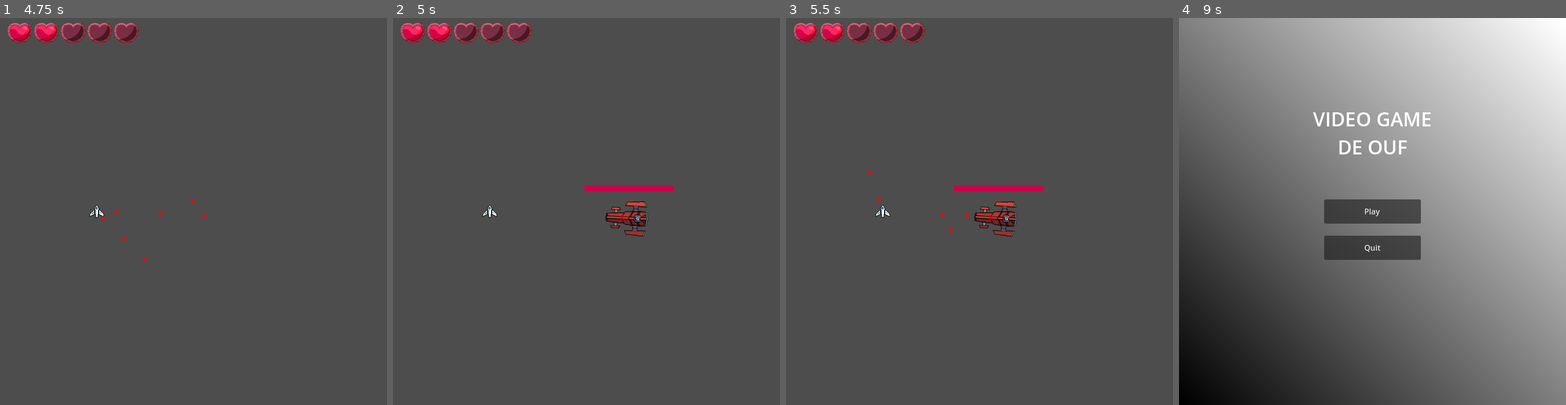
Above: before the commit, frames 1-4 (left to right).
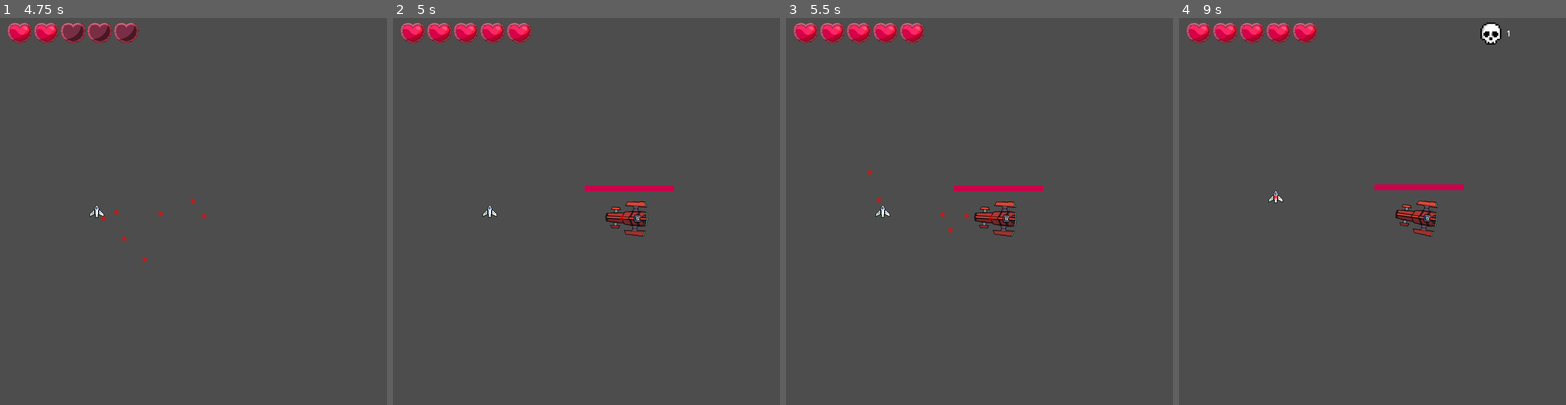
Above: after the commit, the same moments.

Repository: ChevalMonsieur/sae_projet_innov
Game: Godot game, scene res://scenes/main_menu.tscn
Two runs of this game, one before a commit and one after it. Both use one fixed random seed, a clock stepped at 60 frames per second and the inputs below.
Inputs (mouse positions are in pixels of both pictures, inside the frame that each line leads up to):
- Up to frame 1 (4.75 s): click "Play" at 0.5 s; move the mouse to (278, 192) at 1.27 s; hold Right 1.28-2.03 s; hold R 1.28-2.03 s; move the mouse to (116, 230) at 2.02 s; hold Down 2.03-2.78 s; tap R at 2.1, 3.05, 3.8 s; move the mouse to (232, 126) at 2.77 s; hold Right 2.78-3.53 s; hold Z 2.78-3.53 s; move the mouse to (174, 288) at 3.52 s; hold Up 3.53-4.28 s; tap Q at 3.6 s; tap Enter at 4.25 s; move the mouse to (309, 269) at 4.27 s; hold Left from 4.28 s (still down); hold R from 4.28 s (still down)
- Up to frame 2 (5 s): keep holding Left; keep holding R; tap Escape at 4.9 s
- Up to frame 3 (5.5 s): keep holding Left; move the mouse to (863, 153) at 5.02 s; release R at 5.03 s; tap R at 5.1 s
- Up to frame 4 (9 s): move the mouse to (1391, 211) at 5.77 s; release Left at 5.78 s; hold Down 5.78-6.53 s; hold Z 5.78-6.53 s; tap R at 6.05, 6.8, 8.1, 8.75 s; move the mouse to (1314, 114) at 6.52 s; hold Right 6.53-7.28 s; tap Q at 6.6 s; move the mouse to (1457, 192) at 7.27 s; hold Up 7.28-8.03 s; hold R 7.28-8.03 s; move the mouse to (1295, 230) at 8.02 s; hold Right 8.03-8.78 s; move the mouse to (1411, 126) at 8.77 s; hold Down from 8.78 s (still down); hold Z from 8.78 s (still down)

Frame 1 is identical in both runs. In frame 2, 0.5% of the frame differs, in the area x 15-36%, y 1-7%; in frame 3, 0.5%; in frame 4, 74%, in the area x 0-100%, y 0-100%.
Error before the commit: Invalid access to property or key 'player' on a base object of type 'Nil'. (res://scripts/ui.gd:51)

Commit message:
Game over terminé, ajout d'un bouton escape pour quitter le jeu et ajout du compteur de mort quand on relance une partie, plus mise a jour des coeurs quand on passe un niveau qui était buggy

Diff:
--- a/projet_godot/scenes/prefabs/gameOver.tscn
+++ b/projet_godot/scenes/prefabs/gameOver.tscn
@@ -1,11 +1,18 @@
-[gd_scene load_steps=3 format=3 uid="uid://d2te06qwdlp41"]
+[gd_scene load_steps=6 format=3 uid="uid://d2te06qwdlp41"]
 
 [ext_resource type="Script" path="res://scripts/game_over.gd" id="1_tqyc1"]
+[ext_resource type="FontFile" uid="uid://dupbuqeuyvdgd" path="res://font/LeagueSpartan-Bold.otf" id="2_0xqnm"]
 
 [sub_resource type="StyleBoxFlat" id="StyleBoxFlat_lqecs"]
 bg_color = Color(0, 0, 0, 1)
 
-[node name="Control" type="Control" node_paths=PackedStringArray("game_over_label", "current_level_label", "total_levels_label", "restart_label", "boss_health_bar")]
+[sub_resource type="StyleBoxFlat" id="StyleBoxFlat_7esbo"]
+bg_color = Color(0.151276, 0.151276, 0.151276, 1)
+
+[sub_resource type="StyleBoxFlat" id="StyleBoxFlat_o8ron"]
+bg_color = Color(0.8, 0, 0.294118, 1)
+
+[node name="Control" type="Control" node_paths=PackedStringArray("game_over_label", "current_level_label", "total_levels_label", "restart_label", "quit", "boss_health_bar", "boss_life_remaining")]
 layout_mode = 3
 anchors_preset = 0
 offset_right = 40.0
@@ -15,7 +22,9 @@
 current_level_label = NodePath("currentLevel")
 total_levels_label = NodePath("totalLevelPassed")
 restart_label = NodePath("restart")
+quit = NodePath("quit")
 boss_health_bar = NodePath("bossLifeBar")
+boss_life_remaining = NodePath("boss_life_remaining")
 
 [node name="Panel" type="Panel" parent="."]
 z_index = -1
@@ -26,36 +35,71 @@
 
 [node name="gameOver" type="Label" parent="."]
 layout_mode = 2
-offset_left = 235.0
-offset_top = 159.0
-offset_right = 562.0
-offset_bottom = 375.0
-scale = Vector2(1.5, 1.5)
+offset_left = 244.0
+offset_top = 203.0
+offset_right = 1531.0
+offset_bottom = 828.0
+scale = Vector2(0.1, 0.1)
+theme_override_fonts/font = ExtResource("2_0xqnm")
+theme_override_font_sizes/font_size = 500
+text = "BLEH"
 horizontal_alignment = 1
 
 [node name="currentLevel" type="Label" parent="."]
 layout_mode = 2
-offset_left = 161.0
-offset_top = 461.0
-offset_right = 290.0
-offset_bottom = 516.0
+offset_left = 196.0
+offset_top = 340.0
+offset_right = 325.0
+offset_bottom = 395.0
+theme_override_fonts/font = ExtResource("2_0xqnm")
+text = "BLEH"
 
 [node name="totalLevelPassed" type="Label" parent="."]
-offset_left = 513.0
-offset_top = 461.0
-offset_right = 642.0
-offset_bottom = 516.0
+layout_mode = 0
+offset_left = 457.0
+offset_top = 340.0
+offset_right = 586.0
+offset_bottom = 395.0
+theme_override_fonts/font = ExtResource("2_0xqnm")
+text = "BLEH"
 
 [node name="restart" type="Label" parent="."]
-offset_left = 24.0
-offset_top = 654.0
-offset_right = 767.0
-offset_bottom = 751.0
+layout_mode = 0
+offset_left = 27.0
+offset_top = 610.0
+offset_right = 770.0
+offset_bottom = 707.0
+theme_override_fonts/font = ExtResource("2_0xqnm")
+text = "BLEH"
+horizontal_alignment = 1
+
+[node name="quit" type="Label" parent="."]
+layout_mode = 0
+offset_left = 27.0
+offset_top = 660.0
+offset_right = 770.0
+offset_bottom = 757.0
+theme_override_fonts/font = ExtResource("2_0xqnm")
+text = "BLEH"
 horizontal_alignment = 1
 
 [node name="bossLifeBar" type="ProgressBar" parent="."]
 layout_mode = 0
-offset_left = 261.0
-offset_top = 563.0
-offset_right = 551.0
-offset_bottom = 608.0
+offset_left = 251.0
+offset_top = 466.0
+offset_right = 541.0
+offset_bottom = 511.0
+theme_override_fonts/font = ExtResource("2_0xqnm")
+theme_override_styles/background = SubResource("StyleBoxFlat_7esbo")
+theme_override_styles/fill = SubResource("StyleBoxFlat_o8ron")
+max_value = 5.0
+value = 5.0
+
+[node name="boss_life_remaining" type="Label" parent="."]
+layout_mode = 0
+offset_left = 317.0
+offset_top = 428.0
+offset_right = 446.0
+offset_bottom = 483.0
+theme_override_fonts/font = ExtResource("2_0xqnm")
+text = "BLEH"
--- a/projet_godot/scripts/game_manager.gd
+++ b/projet_godot/scripts/game_manager.gd
@@ -17,12 +17,15 @@
 static var current_round: int = 1
 
 static var game_over_stats: Array = []
+static var total_deaths: int = 0
 
 func _ready() -> void:
 	print(name)
 
 	current_state = STATE.IN_GAME
 	instance = self
+	if ui and player:
+		ui.update_death_label(true)
 
 func new_round() -> void:
 	current_round += 1
@@ -44,6 +47,5 @@
 	var boss_health = boss.shield
 	var boss_max_health = boss.max_shield
 
-	# Instancie la scène Game Over
 	get_tree().change_scene_to_file("res://scenes/prefabs/gameOver.tscn")
 	game_over_stats = [boss_health, boss_max_health]
--- a/projet_godot/scripts/game_over.gd
+++ b/projet_godot/scripts/game_over.gd
@@ -4,14 +4,18 @@
 @export var current_level_label: Label
 @export var total_levels_label: Label
 @export var restart_label: Label
+@export var quit: Label
 @export var boss_health_bar: ProgressBar
+@export var boss_life_remaining: Label
 
 func _ready():
 	game_over_label.text = "Game Over"
 	restart_label.text = "Press R to restart the game!"
+	quit.text = "Or Press Escape to quit the game!"
 
 	current_level_label.text = "Current Level: "
 	total_levels_label.text = "Total Levels Passed: "
+	boss_life_remaining.text = "Boss life remaining :"
 
 	set_stats()
 
@@ -28,6 +32,11 @@
 func _process(_delta):
 	if Input.is_key_pressed(KEY_R):
 		restart_game()
+	elif Input.is_key_pressed(KEY_ESCAPE):
+		load_main_menu()
 
 func restart_game():
-	get_tree().change_scene_to_file("res://scenes/main_menu.tscn")
+	get_tree().change_scene_to_file("res://scenes/actual_game.tscn")
+
+func load_main_menu():
+	get_tree().quit()
--- a/projet_godot/scripts/player.gd
+++ b/projet_godot/scripts/player.gd
@@ -13,6 +13,7 @@
 
 func _ready() -> void:
 	print(name)
+	death_count = GameManager.total_deaths
 
 func _physics_process(delta: float) -> void:
 	if GameManager.current_state == GameManager.STATE.IN_GAME:
@@ -49,6 +50,7 @@
 
 	if shield < 0:
 		death_count += 1
+		GameManager.total_deaths += 1
 		GameManager.instance.ui.update_death_label()
 		GameManager.instance.show_game_over()
 		GameManager.current_state = GameManager.STATE.DEATH_PLAYER
@@ -59,3 +61,5 @@
 func new_round() -> void:
 	position = base_position
 	shield = max_shield
+	GameManager.instance.ui.current_shield = max_shield
+	GameManager.instance.ui.update_hearts()
--- a/projet_godot/scripts/ui.gd
+++ b/projet_godot/scripts/ui.gd
@@ -44,11 +44,11 @@
 
 func update_death_label(is_label_visible: bool = true) -> void:
 	if death_count_label:
-		death_count_label.visible = is_label_visible
-		if is_label_visible and GameManager.instance.player:
-			death_count_label.text = "%d" % GameManager.instance.player.death_count
+		death_count_label.visible = is_label_visible && GameManager.total_deaths > 0
+		if is_label_visible && GameManager.total_deaths > 0:
+			death_count_label.text = "%d" % GameManager.total_deaths
 
-	if GameManager.instance.player.death_count > 0:
+	if GameManager.total_deaths > 0:
 		if skull == null:
 			print("Instanciation du crâne...")
 			skull = skull_scene.instantiate()
@@ -56,19 +56,21 @@
 
 			if skull.has_node("AnimatedSprite2D"):
 				var skull_sprite = skull.get_node("AnimatedSprite2D")
-				skull_sprite.scale = Vector2(0.8, 0.8)  # Réduction de la taille
+				skull_sprite.scale = Vector2(0.8, 0.8)
 				skull_sprite.position.x += 630
 				skull_sprite.position.y += 20
 				skull_sprite.play("skull")
+	else:
+		if death_count_label:
+			death_count_label.visible = false
+		if skull:
+			skull.queue_free()
+			skull = null
 
 func update_boss_health_bar(health: int, max_health: int = -1) -> void:
 	if boss_health_bar:
-		# Met à jour la valeur maximale si spécifiée
 		if max_health > 0:
 			boss_health_bar.max_value = max_health
 
-		# S'assure que la valeur est dans les limites valides
 		boss_health_bar.value = clamp(health, 0, boss_health_bar.max_value)
-
-		# Montre ou cache la barre selon la situation
 		boss_health_bar.visible = health > 0
Binary file added: projet_godot/font/LeagueSpartan-Bold.otf
Not shown, added: projet_godot/font/LeagueSpartan-Bold.otf.import
